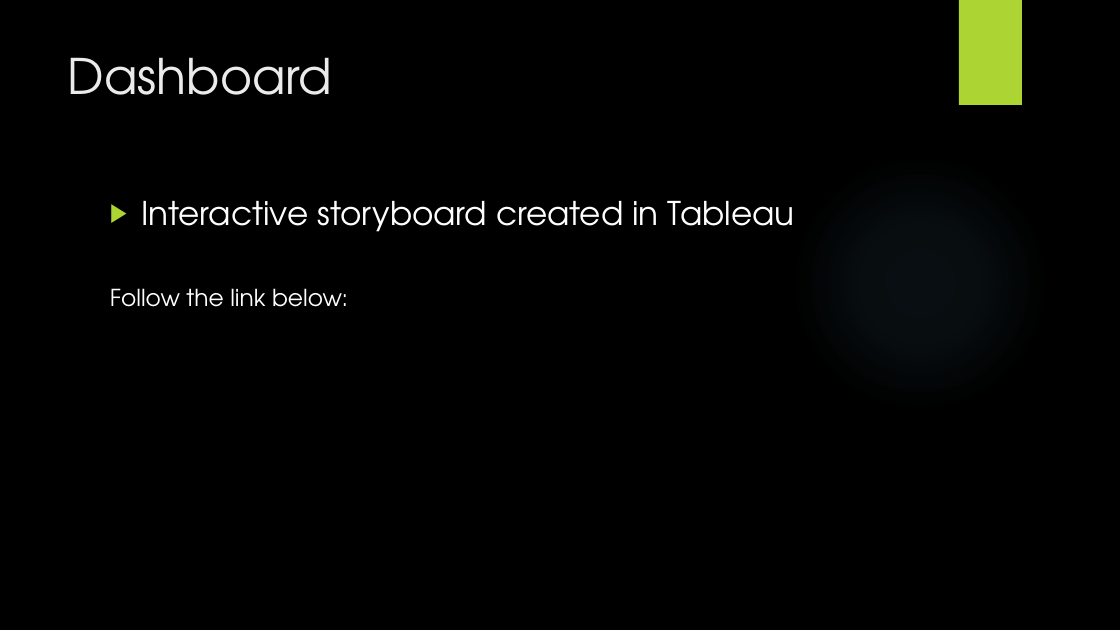
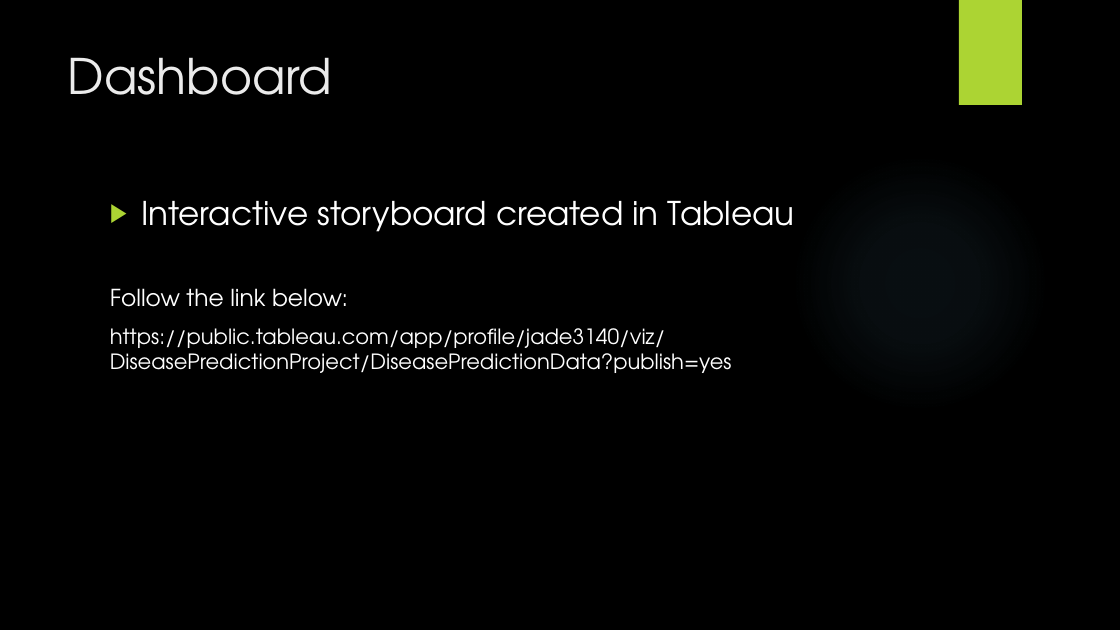
Before and after one commit to johnsetzer3/Disease_Prediction, a slide deck: slide 5 of Team_Code Blue Final Project.pptx (slide 6 before the commit). Drawn at 1120x630 pixels with LibreOffice and Linux fonts; fonts in the diff are those of the drawing; background and template pictures are left out. Boxes give left, top, right and bottom in pixels: in the first picture for what was removed or moved away, otherwise in the second. Text is boxed around its words. In the diff, an @@ line names an element or a change of style, - is before the commit and + after.

```diff
--- a/Team_Code Blue Final Project.pptx
+++ b/Team_Code Blue Final Project.pptx
@@ text at (x1=110, y1=328, x2=732, y2=373): paragraph added @@
+https://public.tableau.com/app/profile/jade3140/viz/DiseasePredictionProject/DiseasePredictionData?publish=yes
```
Also in this commit, not shown: 2 other slides changed.
